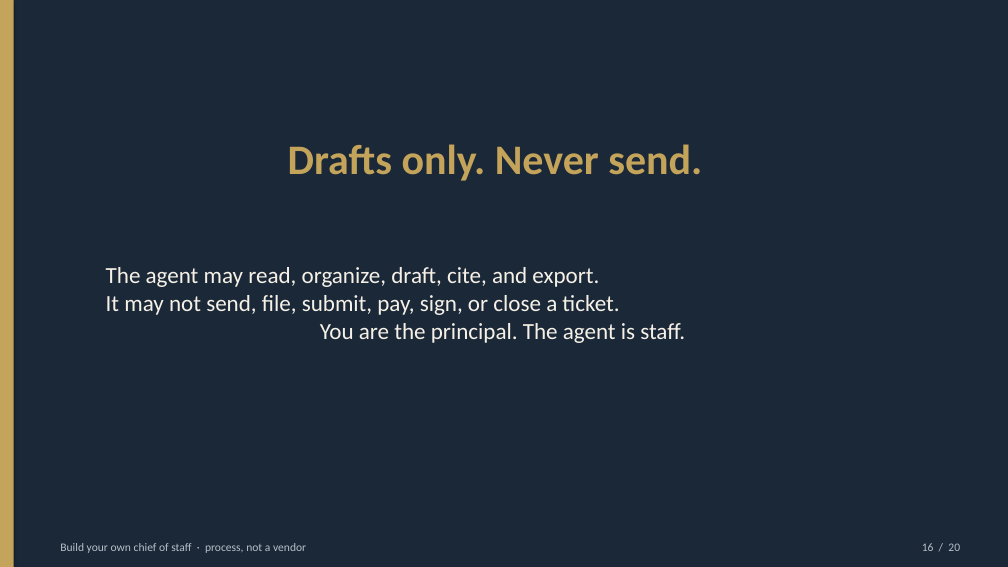
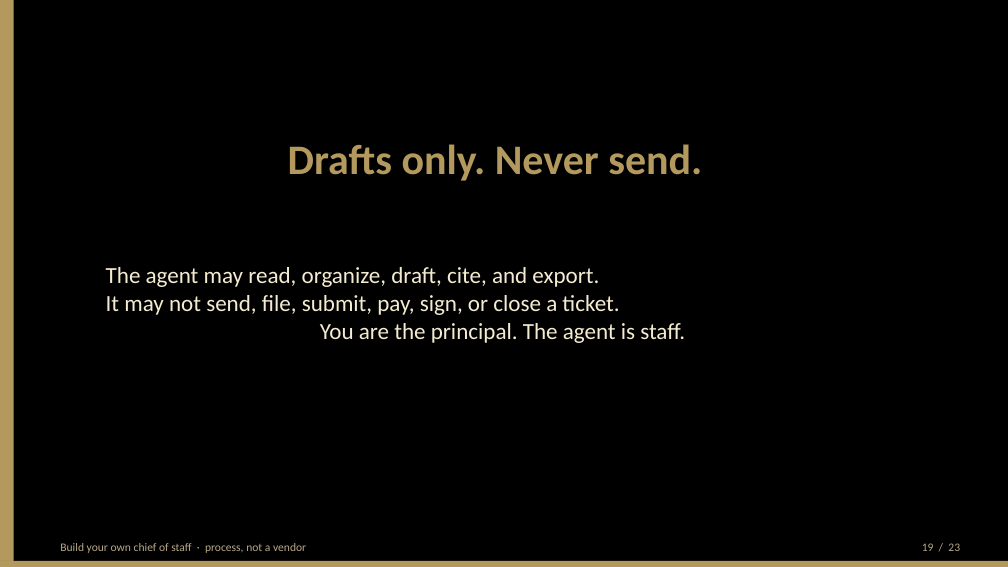
Before and after one commit to BittahCriminal/build-your-own-chief-of-staff, a slide deck: slide 19 of slides/building-your-own-chief-of-staff.pptx (slide 16 before the commit). Drawn at 1008x567 pixels with LibreOffice and Linux fonts; fonts in the diff are those of the drawing. Boxes give left, top, right and bottom in pixels: in the first picture for what was removed or moved away, otherwise in the second. Text is boxed around its words. In the diff, an @@ line names an element or a change of style, - is before the commit and + after.

Commit message:
Add the freeze-and-fail thought process; restyle the deck black and gold.
Nate's stall modes (core-first, blob-as-one-job, false success) become process prompts and three talk slides. Palette is black/gold only — no marks.

```diff
--- a/slides/building-your-own-chief-of-staff.pptx
+++ b/slides/building-your-own-chief-of-staff.pptx
@@ rectangle at bbox=[0, 0, 1008, 567]: fill #1B2838 to #000000 @@
@@ rectangle at bbox=[0, 0, 14, 567]: fill #C4A35A to #B3995D @@
@@ text "Drafts only. Never send." at bbox=[288, 144, 702, 181]: text colour #C4A35A to #B3995D @@
@@ text "The agent may read, organize, ..." at bbox=[106, 267, 685, 343]: text colour #F6F1E7 to #F4EBD0 @@
@@ text "Build your own chief of ..." at bbox=[60, 543, 306, 553]: text colour #B7C0C8 to #B8A888 @@
@@ rectangle added at bbox=[0, 561, 1008, 567], fill #B3995D @@
@@ text at bbox=[922, 543, 960, 551]: text changed; text colour #B7C0C8 to #B8A888 @@
-16 / 20
+19 / 23
```
Also in this commit, not shown: 19 other slides changed, 3 slides added, 8 other files.
